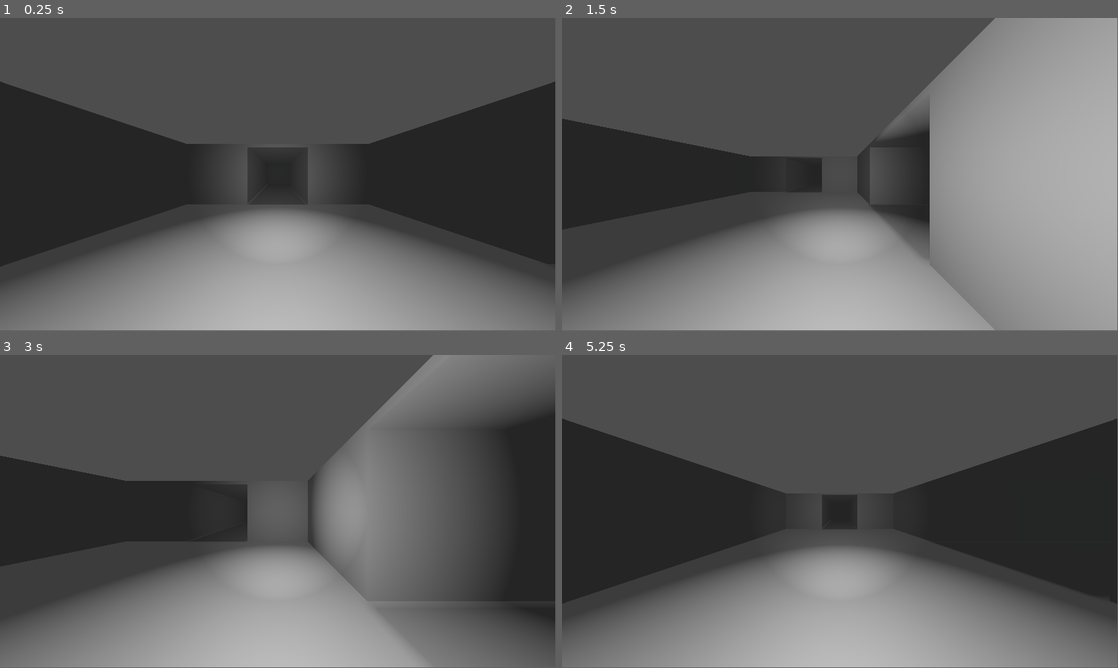
Above: before the commit, frames 1-4 (two rows, left to right).
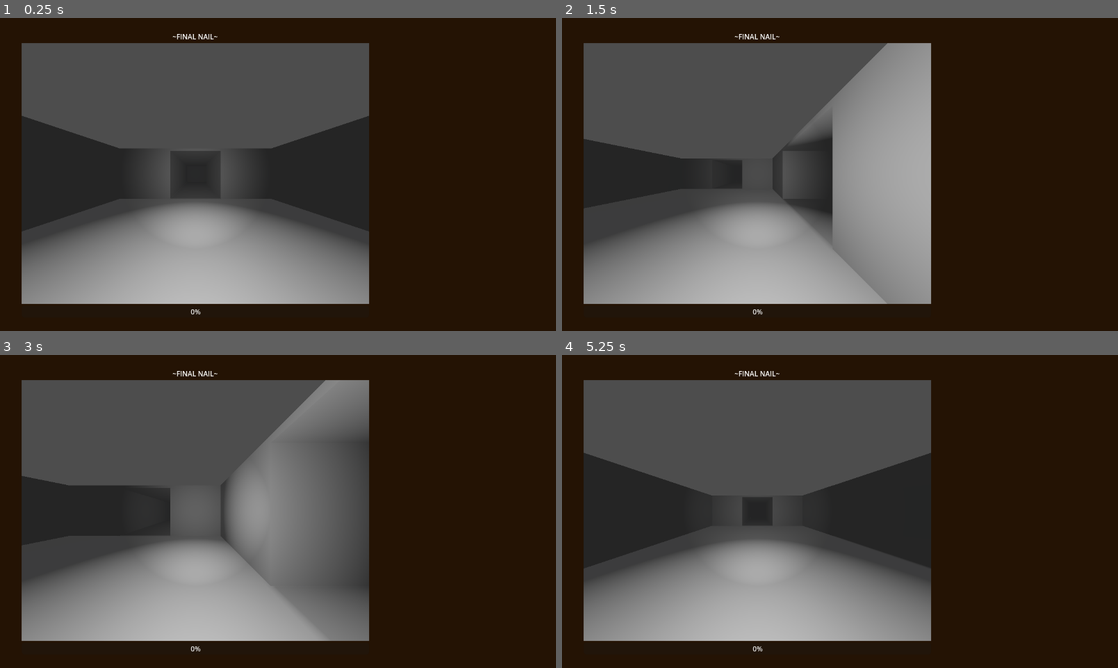
Above: after the commit, the same moments.

Repository: chris-pitre/FinalNail
Game: Godot game, scene res://scenes/main.tscn
Same seed, same stepped clock (60 frames per second), same inputs: the game is played once before the commit and once after it.
Inputs:
- Up to frame 1 (0.25 s): no input
- Up to frame 2 (1.5 s): tap Enter at 0.5 s; hold E (move_right) 0.53-1.28 s; tap Space at 1.25 s; hold S (move_backward) from 1.28 s (still down)
- Up to frame 3 (3 s): tap Enter at 2 s; release S (move_backward) at 2.03 s; hold E (move_right) 2.03-2.78 s; tap Space at 2.75 s; hold W (move_forward) from 2.78 s (still down)
- Up to frame 4 (5.25 s): tap Enter at 3.5 s; release W (move_forward) at 3.53 s; hold Q (move_left) 3.53-5.03 s; tap Space at 4.25 s; hold S (move_backward) from 5.03 s (still down)
In our replay, the window is 799x449 before the commit and 800x450 after it. These sizes can differ from the game's own. Grey fills any space a smaller window leaves; there, only what the larger window draws over its background counts as a difference.

The runs differ from the first frame. In frame 1, 67% of the frame differs, in the area x 0-100%, y 0-100%; in frame 2, 72%; in frame 3, 73%; in frame 4, 68%.

Commit message:
started ui

Diff:
--- a/project.godot
+++ b/project.godot
@@ -14,6 +14,12 @@
 run/main_scene="res://scenes/main.tscn"
 config/features=PackedStringArray("4.2", "Forward Plus")
 config/icon="res://icon.svg"
+
+[display]
+
+window/size/viewport_width=1280
+window/size/viewport_height=720
+window/stretch/mode="viewport"
 
 [input]
 
--- a/scenes/main.tscn
+++ b/scenes/main.tscn
@@ -10,20 +10,72 @@
 
 [node name="Main" type="Node"]
 
-[node name="World" type="Node3D" parent="."]
+[node name="UI" type="Control" parent="."]
+layout_mode = 3
+anchors_preset = 15
+anchor_right = 1.0
+anchor_bottom = 1.0
+grow_horizontal = 2
+grow_vertical = 2
 
-[node name="Map" parent="World" instance=ExtResource("1_axybf")]
+[node name="ColorRect" type="ColorRect" parent="UI"]
+layout_mode = 1
+anchors_preset = 15
+anchor_right = 1.0
+anchor_bottom = 1.0
+grow_horizontal = 2
+grow_vertical = 2
+color = Color(0.141176, 0.0745098, 0.0156863, 1)
+
+[node name="VBoxContainer" type="VBoxContainer" parent="UI"]
+layout_mode = 1
+anchors_preset = 15
+anchor_right = 1.0
+anchor_bottom = 1.0
+grow_horizontal = 2
+grow_vertical = 2
+alignment = 1
+
+[node name="MarginContainer" type="MarginContainer" parent="UI/VBoxContainer"]
+layout_mode = 2
+theme_override_constants/margin_left = 50
+
+[node name="VBoxContainer" type="VBoxContainer" parent="UI/VBoxContainer/MarginContainer"]
+layout_mode = 2
+size_flags_horizontal = 0
+
+[node name="Label" type="Label" parent="UI/VBoxContainer/MarginContainer/VBoxContainer"]
+layout_mode = 2
+size_flags_horizontal = 4
+text = "~FINAL NAIL~"
+vertical_alignment = 1
+
+[node name="SubViewportContainer" type="SubViewportContainer" parent="UI/VBoxContainer/MarginContainer/VBoxContainer"]
+layout_mode = 2
+size_flags_horizontal = 0
+
+[node name="SubViewport" type="SubViewport" parent="UI/VBoxContainer/MarginContainer/VBoxContainer/SubViewportContainer"]
+handle_input_locally = false
+size = Vector2i(800, 600)
+render_target_update_mode = 4
+
+[node name="World" type="Node3D" parent="UI/VBoxContainer/MarginContainer/VBoxContainer/SubViewportContainer/SubViewport"]
+
+[node name="Map" parent="UI/VBoxContainer/MarginContainer/VBoxContainer/SubViewportContainer/SubViewport/World" instance=ExtResource("1_axybf")]
 map_scene = ExtResource("2_yi783")
 
-[node name="Player" parent="World" instance=ExtResource("2_b7mpo")]
+[node name="Player" parent="UI/VBoxContainer/MarginContainer/VBoxContainer/SubViewportContainer/SubViewport/World" instance=ExtResource("2_b7mpo")]
 transform = Transform3D(1, 0, 0, 0, 1, 0, 0, 0, 1, 0, 1, 0)
 
-[node name="WorldEnvironment" type="WorldEnvironment" parent="World"]
+[node name="WorldEnvironment" type="WorldEnvironment" parent="UI/VBoxContainer/MarginContainer/VBoxContainer/SubViewportContainer/SubViewport/World"]
 environment = SubResource("Environment_yf5dv")
 
-[node name="DirectionalLight3D" type="DirectionalLight3D" parent="World"]
+[node name="DirectionalLight3D" type="DirectionalLight3D" parent="UI/VBoxContainer/MarginContainer/VBoxContainer/SubViewportContainer/SubViewport/World"]
 transform = Transform3D(1, 0, 0, 0, -4.37114e-08, 1, 0, -1, -4.37114e-08, 0, 0, 0)
 light_energy = 0.03
 light_indirect_energy = 0.0
 shadow_enabled = true
 shadow_normal_bias = 0.1
+
+[node name="ProgressBar" type="ProgressBar" parent="UI/VBoxContainer/MarginContainer/VBoxContainer"]
+layout_mode = 2
--- a/scenes/player/player.tscn
+++ b/scenes/player/player.tscn
@@ -7,12 +7,12 @@
 [node name="Player" type="Node3D"]
 script = ExtResource("1_dj456")
 
+[node name="Camera3D" type="Camera3D" parent="."]
+fov = 120.0
+
 [node name="MoveRaycast" type="RayCast3D" parent="."]
 target_position = Vector3(0, 0, -2)
 collide_with_areas = true
-
-[node name="Camera3D" type="Camera3D" parent="."]
-fov = 120.0
 
 [node name="Hitbox" type="Area3D" parent="."]
 
